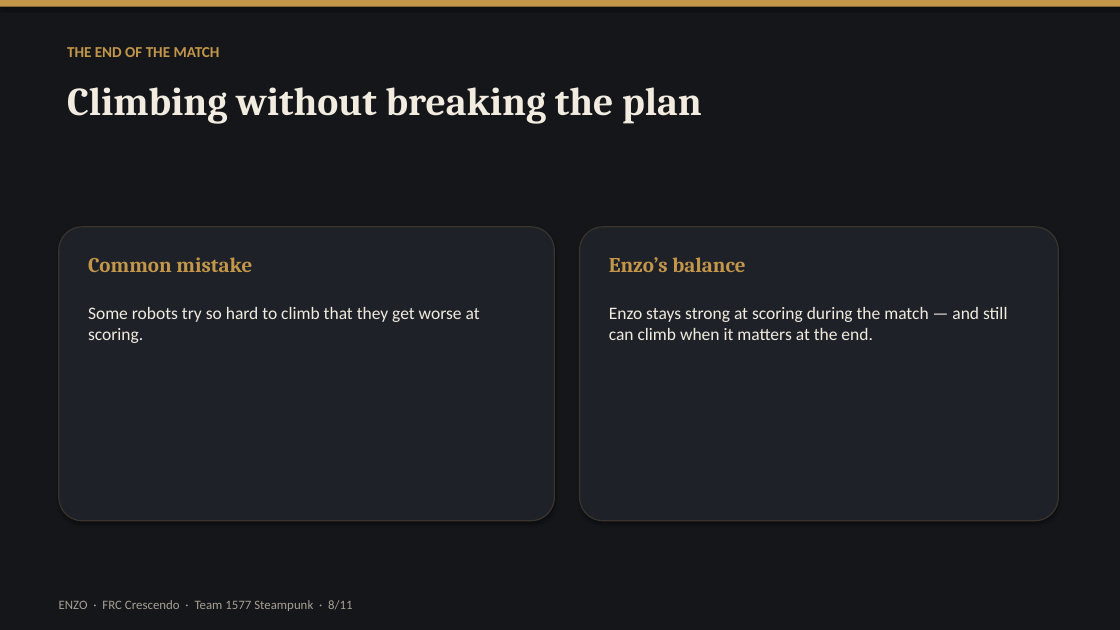
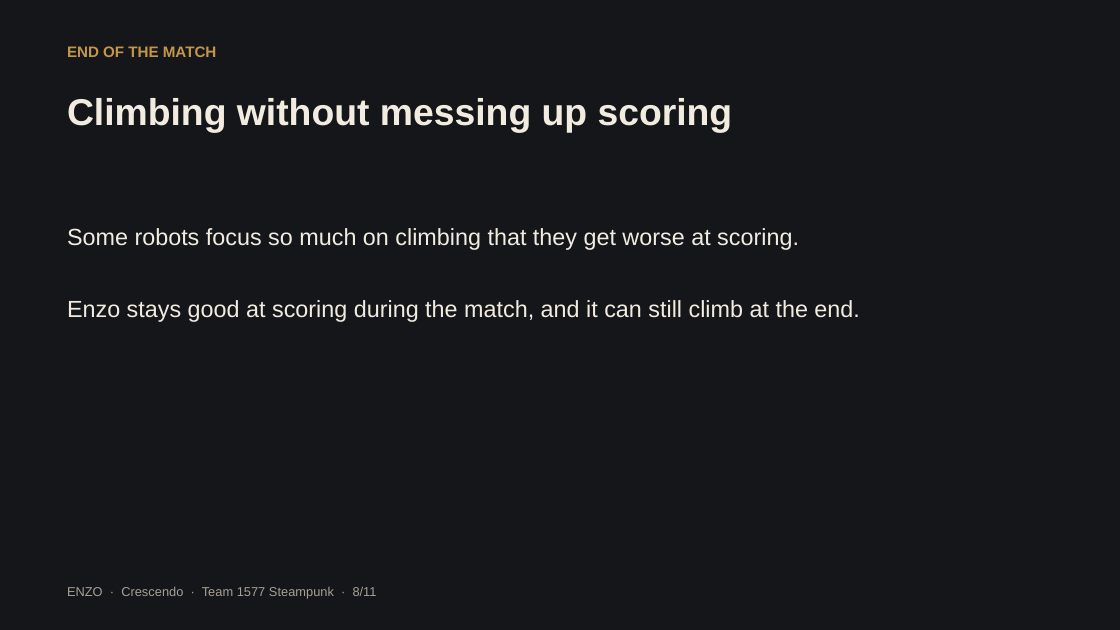
Before and after one commit to SivaBKPalla/ChittrChattr, a slide deck: slide 8 of enzo-presentation/Enzo_Crescendo_Presentation.pptx. Drawn at 1120x630 pixels with LibreOffice and Linux fonts; fonts in the diff are those of the drawing. Boxes give left, top, right and bottom in pixels: in the first picture for what was removed or moved away, otherwise in the second. Text is boxed around its words. In the diff, an @@ line names an element or a change of style, - is before the commit and + after.

```diff
--- a/enzo-presentation/Enzo_Crescendo_Presentation.pptx
+++ b/enzo-presentation/Enzo_Crescendo_Presentation.pptx
@@ background #FFFFFF to #14161A @@
@@ rectangle removed at (x1=0, y1=0, x2=1120, y2=630) @@
@@ rectangle removed at (x1=0, y1=0, x2=1120, y2=7) @@
@@ text at (x1=67, y1=46, x2=217, y2=57): text changed; font Calibri to Arial @@
-THE END OF THE MATCH
+END OF THE MATCH
@@ text at (x1=67, y1=98, x2=733, y2=133): text changed; size 34 to 32 pt; font Cambria to Arial @@
-Climbing without breaking the plan
+Climbing without messing up scoring
@@ rounded rectangle removed at (x1=59, y1=227, x2=555, y2=521) @@
@@ text at (x1=67, y1=228, x2=859, y2=322): text changed; size 15 to 20 pt; font Calibri to Arial @@
-Enzo stays strong at scoring during the match — and still can climb when it matters at the end.
+Some robots focus so much on climbing that they get worse at scoring.
+Enzo stays good at scoring during the match, and it can still climb at the end.
@@ rounded rectangle removed at (x1=580, y1=227, x2=1059, y2=521) @@
@@ text removed at (x1=88, y1=257, x2=252, y2=272) @@
-Common mistake
@@ text removed at (x1=609, y1=257, x2=745, y2=272) @@
-Enzo’s balance
@@ text removed at (x1=88, y1=307, x2=480, y2=343) @@
-Some robots try so hard to climb that they get worse at scoring.
@@ text at (x1=67, y1=586, x2=377, y2=599): text changed; font Calibri to Arial @@
-ENZO · FRC Crescendo · Team 1577 Steampunk · 8/11
+ENZO · Crescendo · Team 1577 Steampunk · 8/11
```
Also in this commit, not shown: 10 other slides changed, 4 other files.
